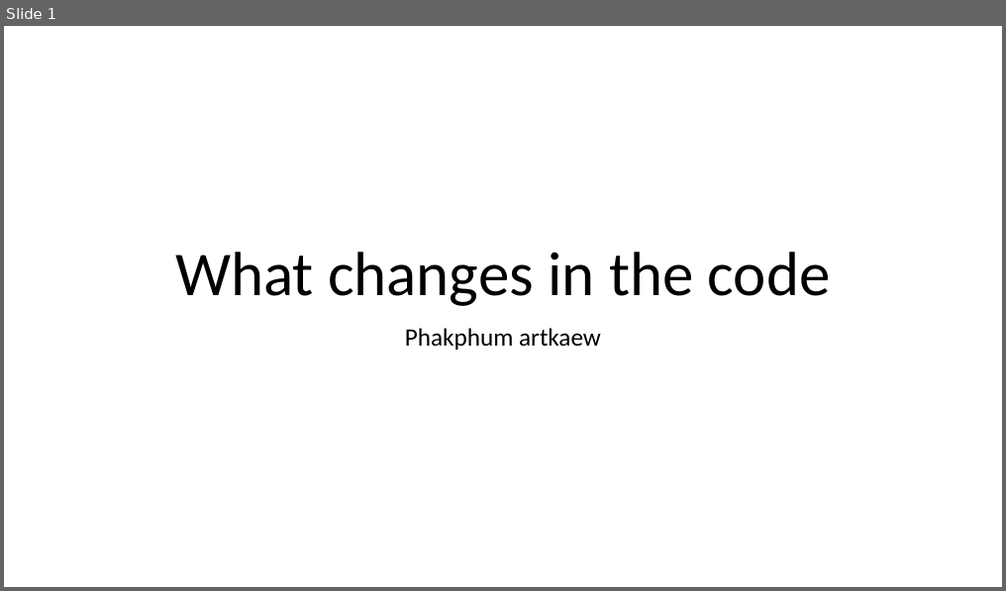
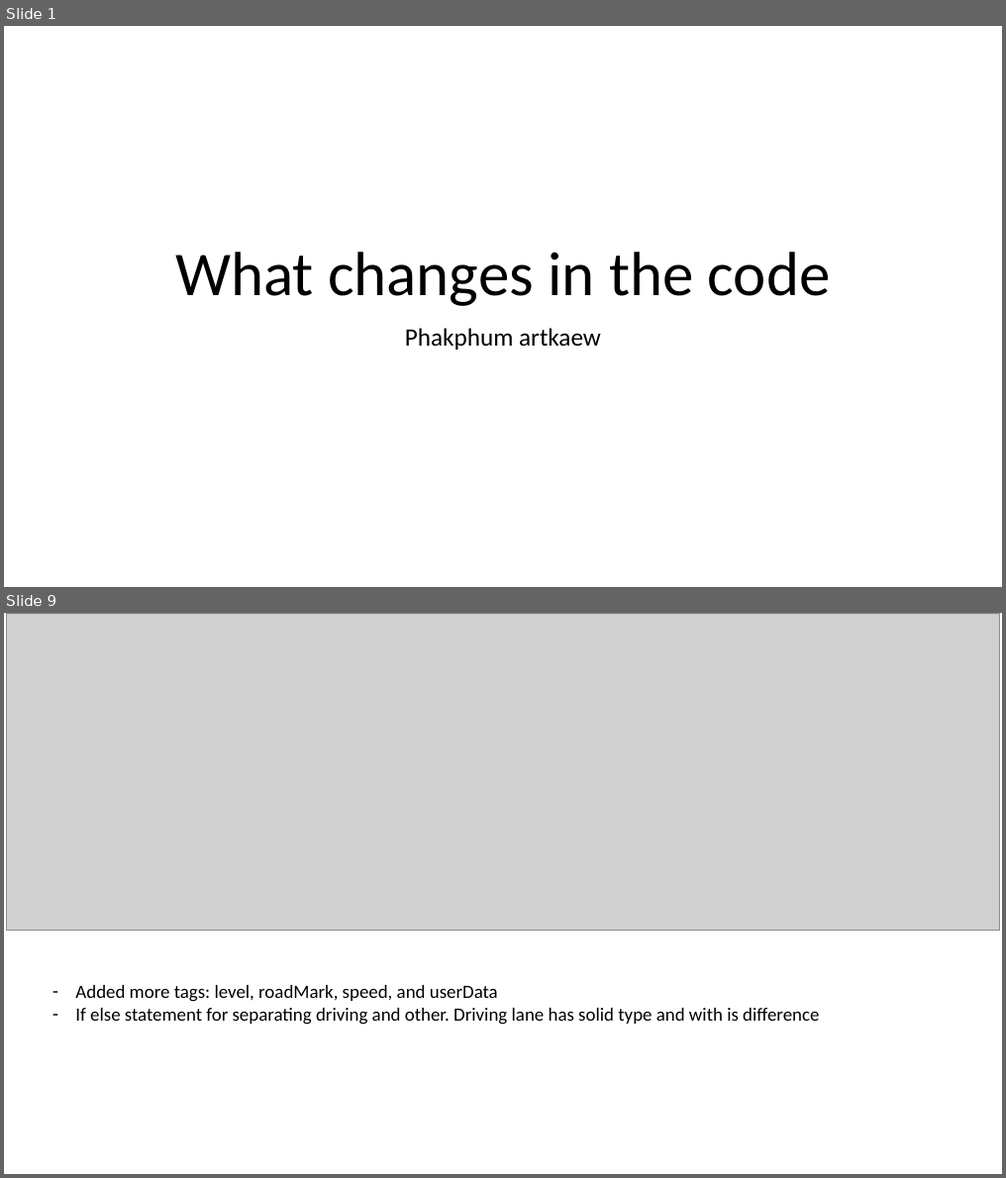
Before and after one commit to ivsg-psu/PathPlanning_MapTools_ParseXODR, a slide deck: Documents/xodr_changes_in_code.pptx. Shown one above the other, each under a label of ours: slide 1 before the commit, slides 1 and 9 after it; the slides between them are not shown. The pictures are 1006x591 and 1006x1178 pixels, drawn with LibreOffice and Linux fonts; fonts in the diff are those of the drawing; grey boxes stand for pictures. Boxes give left, top, right and bottom in pixels: in the first picture for what was removed or moved away, otherwise in the second. Text is boxed around its words. In the diff, an @@ line names an element or a change of style, - is before the commit and + after.

```diff
--- a/Documents/xodr_changes_in_code.pptx
+++ b/Documents/xodr_changes_in_code.pptx
@@ slide 9 added at [4,613,1002,1174], background #FFFFFF @@
@@ picture added at [6,613,999,931] @@
@@ text added at [75,985,819,1025], 18 pt, text #000000 @@
+– Added more tags: level, roadMark, speed, and userData
+– If else statement for separating driving and other. Driving lane has solid type and with is difference
```
Also in this commit, not shown: 8 other slides added, 1 slide removed.
